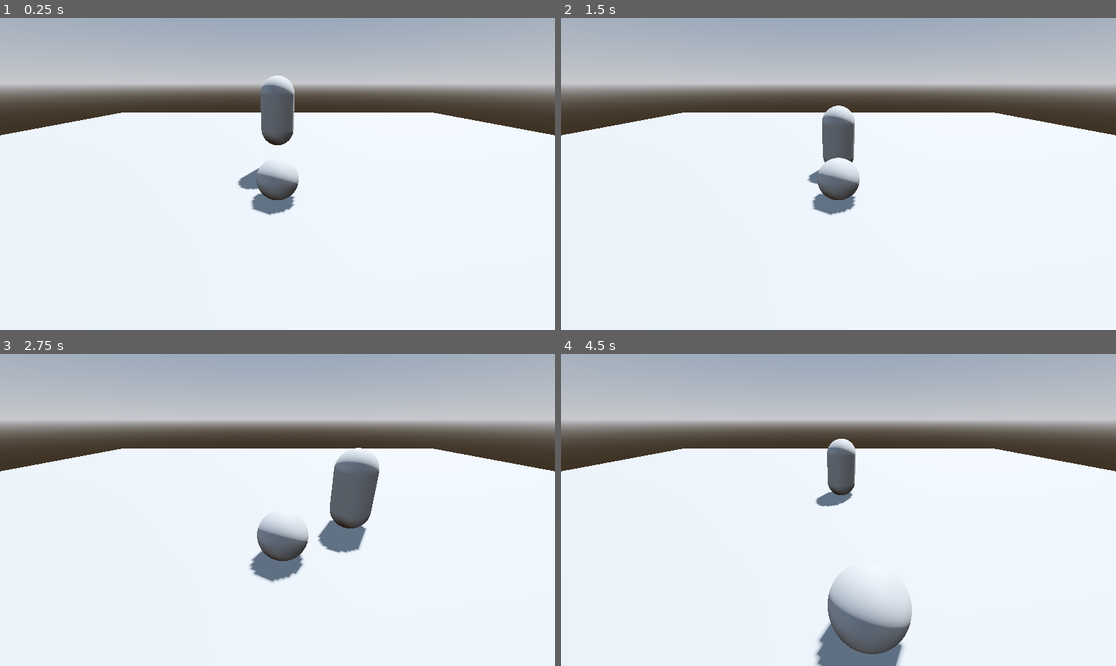
Above: before the commit, frames 1-4 (two rows, left to right).
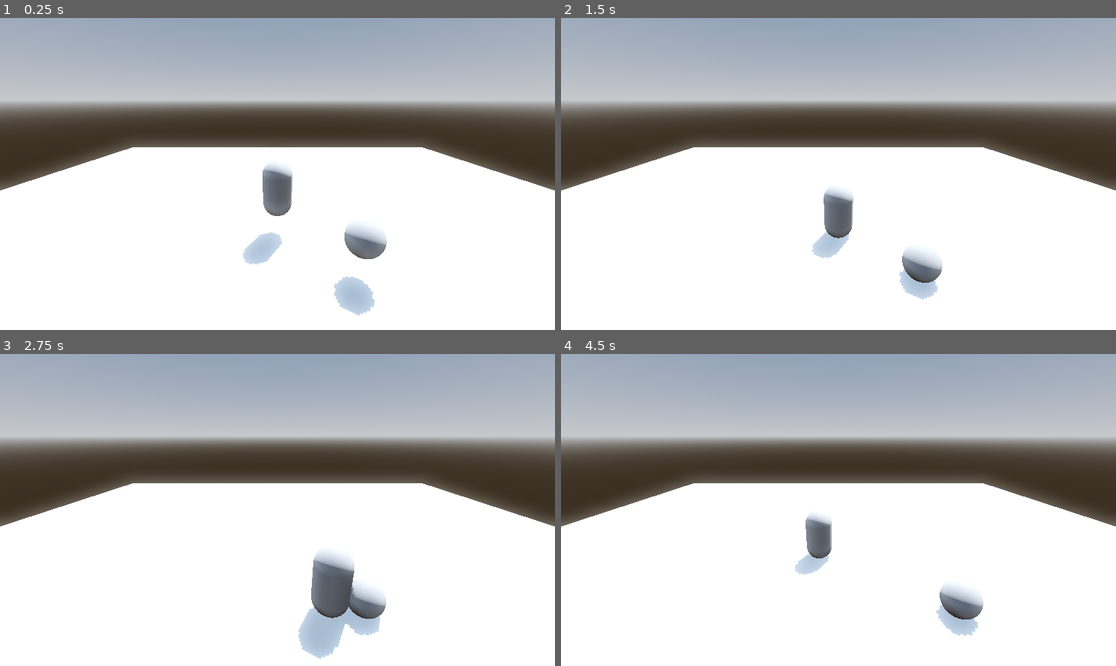
Above: after the commit, the same moments.

Repository: xchhuang/learn_stuff
Game: Godot game, scene res://Level.tscn
Two runs of this game, one before a commit and one after it. Both use one fixed random seed, a clock stepped at 60 frames per second and the inputs below. The project has no main scene, so this scene is started directly.
Inputs:
- Up to frame 1 (0.25 s): no input
- Up to frame 2 (1.5 s): hold Right (ui_right) 0.53-1.28 s; tap Enter at 1.25 s; hold Down (ui_down) from 1.28 s (still down)
- Up to frame 3 (2.75 s): release Down (ui_down) at 2.03 s; hold Right (ui_right) from 2.03 s (still down)
- Up to frame 4 (4.5 s): release Right (ui_right) at 2.78 s; hold Up (ui_up) 2.78-3.53 s; hold Left (ui_left) from 3.53 s (still down)

The runs differ from the first frame. In frame 1, 25% of the frame differs, in the area x 0-100%, y 18-96%; in frame 2, 25%; in frame 3, 29%, in the area x 0-100%, y 21-98%; in frame 4, 28%.

Commit message:
shader does not handle collision

Diff:
--- /dev/null
+++ b/learn_gd/movement/Level.gdshader
@@ -0,0 +1,9 @@
+shader_type spatial;
+
+void fragment() {
+	// Place fragment code here.
+}
+
+void vertex() {
+  //VERTEX.y += cos(VERTEX.x) * sin(VERTEX.z);
+}
--- a/learn_gd/movement/Level.tscn
+++ b/learn_gd/movement/Level.tscn
@@ -1,5 +1,6 @@
-[gd_scene load_steps=9 format=3 uid="uid://bmocd4y01qx5q"]
+[gd_scene load_steps=11 format=3 uid="uid://bmocd4y01qx5q"]
 
+[ext_resource type="Shader" path="res://Level.gdshader" id="1_h1gn0"]
 [ext_resource type="PackedScene" uid="uid://cyvadnl70hgk3" path="res://player.tscn" id="1_rxy0m"]
 
 [sub_resource type="ProceduralSkyMaterial" id="ProceduralSkyMaterial_tnpgv"]
@@ -17,13 +18,19 @@
 
 [sub_resource type="PlaneMesh" id="PlaneMesh_4hiax"]
 size = Vector2(10, 10)
+subdivide_width = 4
+subdivide_depth = 4
+
+[sub_resource type="ShaderMaterial" id="ShaderMaterial_0e4k3"]
+render_priority = 0
+shader = ExtResource("1_h1gn0")
 
 [sub_resource type="ConcavePolygonShape3D" id="ConcavePolygonShape3D_6cjvw"]
 data = PackedVector3Array(5, 0, 5, -5, 0, 5, 5, 0, -5, -5, 0, 5, -5, 0, -5, 5, 0, -5)
 
 [sub_resource type="SphereShape3D" id="SphereShape3D_2fqr4"]
 
-[sub_resource type="SphereMesh" id="SphereMesh_er5bt"]
+[sub_resource type="SphereMesh" id="SphereMesh_k0ke3"]
 
 [node name="Node3D" type="Node3D"]
 
@@ -35,11 +42,12 @@
 shadow_enabled = true
 
 [node name="Camera3D" type="Camera3D" parent="."]
-transform = Transform3D(1, 0, 0, 0, 0.913737, 0.406306, 0, -0.406306, 0.913737, 2.08165e-12, 2.55575, 4.35093)
+transform = Transform3D(1, 0, 0, 0, 0.939788, 0.341758, 0, -0.341758, 0.939788, 2.08165e-12, 4.596, 4.35093)
 
 [node name="Floor" type="MeshInstance3D" parent="."]
 transform = Transform3D(3, 0, 0, 0, 3, 0, 0, 0, 3, 0, 0, -1.28013)
 mesh = SubResource("PlaneMesh_4hiax")
+surface_material_override/0 = SubResource("ShaderMaterial_0e4k3")
 
 [node name="StaticBody3D" type="StaticBody3D" parent="Floor"]
 
@@ -51,10 +59,11 @@
 linear_damp = 2.5
 
 [node name="Ball" type="RigidBody3D" parent="."]
-transform = Transform3D(1, 0, 0, 0, 1, 0, 0, 0, 1, 0, 0.347573, 0)
+transform = Transform3D(1, 0, 0, 0, 1, 0, 0, 0, 1, 2.24422, 1.5086, 0)
+linear_damp = 1.5
 
 [node name="CollisionShape3D" type="CollisionShape3D" parent="Ball"]
 shape = SubResource("SphereShape3D_2fqr4")
 
-[node name="MeshInstance3D" type="MeshInstance3D" parent="Ball/CollisionShape3D"]
-mesh = SubResource("SphereMesh_er5bt")
+[node name="MeshInstance3D" type="MeshInstance3D" parent="Ball"]
+mesh = SubResource("SphereMesh_k0ke3")
